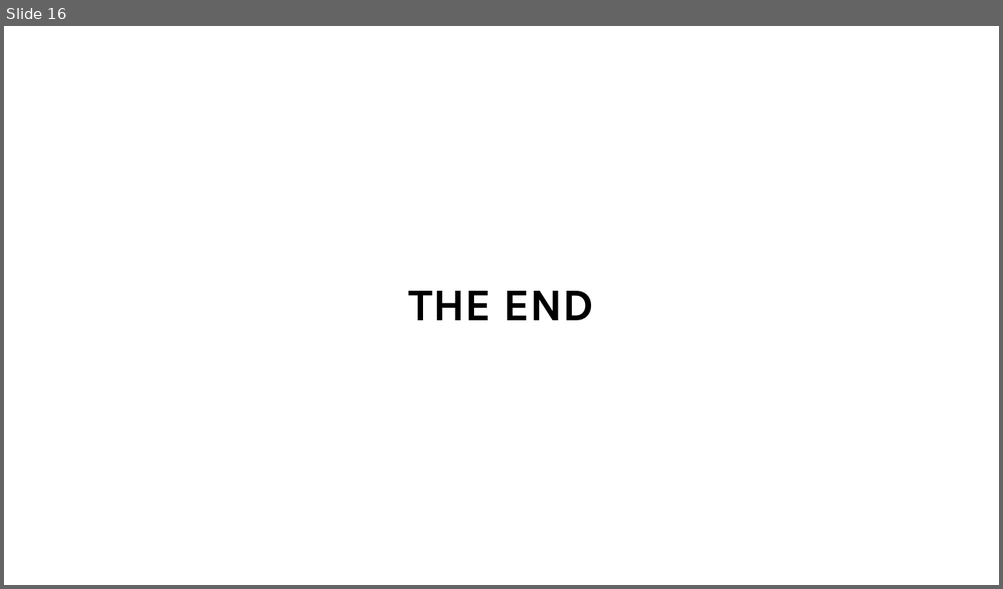
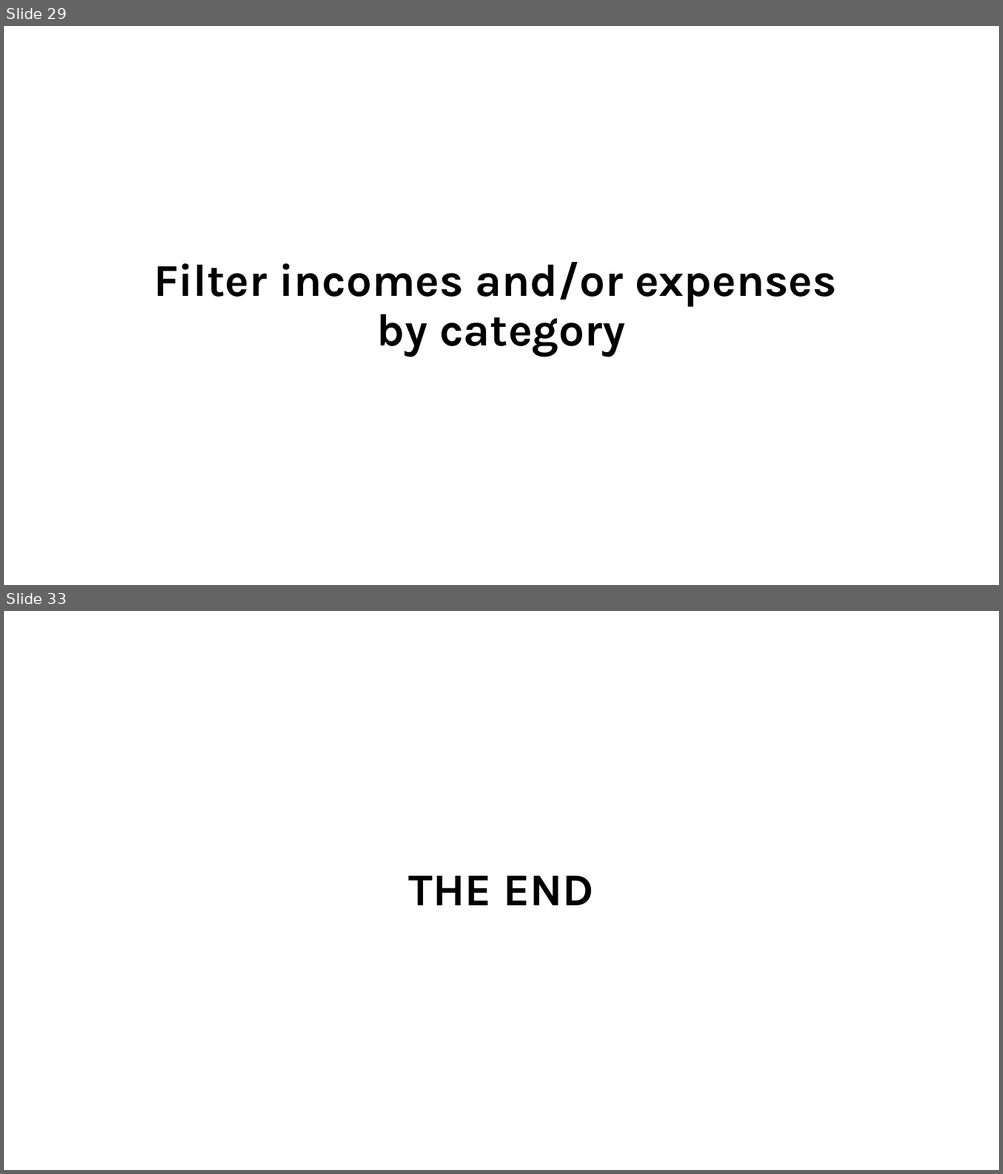
Before and after one commit to RamandeepChamba/expense-tracker-react, a slide deck: readme.pptx. Shown one above the other, each under a label of ours: slide 16 before the commit, slides 29 and 33 after it; the slides between them are not shown. The pictures are 1003x589 and 1003x1174 pixels, drawn with LibreOffice and Linux fonts; fonts in the diff are those of the drawing. Boxes give left, top, right and bottom in pixels: in the first picture for what was removed or moved away, otherwise in the second. Text is boxed around its words. In the diff, an @@ line names an element or a change of style, - is before the commit and + after.

```diff
--- a/readme.pptx
+++ b/readme.pptx
@@ slide 29 added at (4,26,999,585), background #FFFFFF @@
@@ title added at (153,262,836,357), 44 pt, text #000000, bold @@
+Filter incomes and/or expenses
+by category
@@ what was slide 16 is now slide 33 @@
```
Also in this commit, not shown: 2 slides changed, 16 other slides added.
